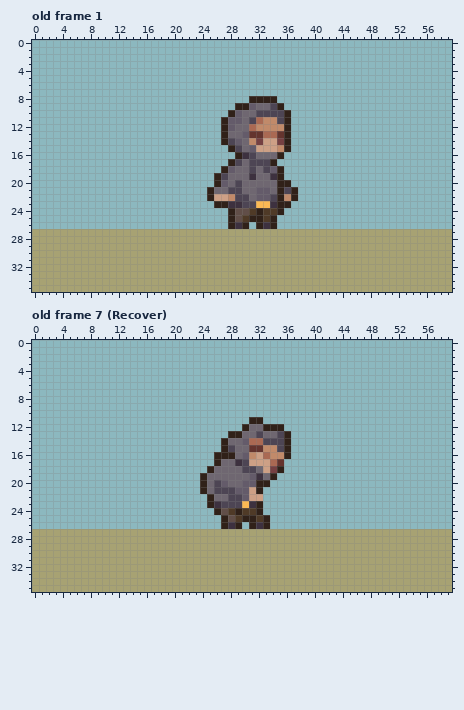
Edited in one commit: pixel-art file (resources/art/raw/gangster_enemy.aseprite). That is the earlier state.
60x36 pixels, 14 frames. Colours within 5 levels of each other are drawn and written as one. Shown: old frame 1, old frame 7 (Recover). The commit also changed other frames, which this record leaves out.
And afterwards:
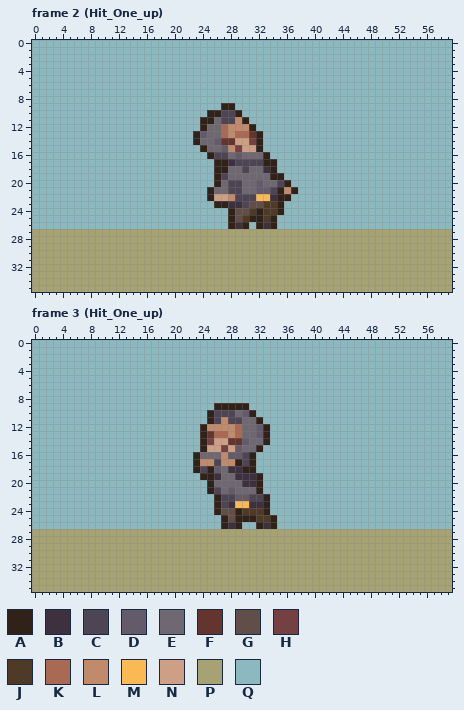
Palette (. is transparent): A #302119  B #3d313f  C #4d4554  D #645b6a  E #6f6771  F #64342e  G #614e48  H #754042  J #4f3a27  K #aa6953  L #c18a6a  M #fbb954  N #cda086  P #a7a273  Q #8cb8bf
A new or re-ordered frame is compared with the old frame closest to it.
The exact change:
frames 14 -> 25
--- frame 2 (Hit_One_up) is new; against old frame 1, layer "Layer 1"
@@ x 21..39 @@
  7 QQQQQQQQQQQQQQQQQQQ
- 8 QQQQQQQQQQAAAAQQQQQ
- 9 QQQQQQQQAADEECAQQQQ
-10 QQQQQQQADEECCCCAQQQ
-11 QQQQQQADDECKLLCAQQQ
-12 QQQQQQADEEKLLLLAQQQ
-13 QQQQQQAEEDFFKKFAQQQ
-14 QQQQQQACDELHNNHAQQQ
-15 QQQQQQQACEDNNNLAQQQ
-16 QQQQQQQQABCEEEAQQQQ
-17 QQQQQQQACECCCAQQQQQ
-18 QQQQQQADEECECDAQQQQ
-19 QQQQQACEEEBEEBAQQQQ
-20 QQQQQADECEEEEEAAQQQ
-21 QQQQAEECCEEDDEACAQQ
-22 QQQQANNLCCEDDCALAQQ
-23 QQQQQAABBCCMMBAAQQQ
+ 8 QQQQQQQQQQQQQQQQQQQ
+ 9 QQQQQQAAQQQQQQQQQQQ
+10 QQQQAACCAQQQQQQQQQQ
+11 QQQAAECCLAQQQQQQQQQ
+12 QQQAEEKLLLAQQQQQQQQ
+13 QQADEEKLKKFAQQQQQQQ
+14 QQAEEDFFNNHAQQQQQQQ
+15 QQQAEEDLHNNAQQQQQQQ
+16 QQQQACCEDEEEAQQQQQQ
+17 QQQQQAABCCCCAAQQQQQ
+18 QQQQQAAEECEEBAQQQQQ
+19 QQQQQACEEEEEEAAQQQQ
+20 QQQQQAECCEEDEECAQQQ
+21 QQQQAEECCEEDDCALAQQ
+22 QQQQANNLCCCMMBAAQQQ
+23 QQQQQAABBCGGJJAQQQQ
 24 QQQQQQQAGGJAJJAQQQQ
--- frame 3 (Hit_One_up) is new; against old frame 7 (Recover), layer "Layer 1"
@@ x 21..38 @@
  8 QQQQQQQQQQQQQQQQQQ
- 9 QQQQQQQQQQQQQQQQQQ
-10 QQQQQQQQQQQQQQQQQQ
-11 QQQQQQQQQQAAQQQQQQ
-12 QQQQQQQQQAEEAAAQQQ
-13 QQQQQQQAAEECEECAQQ
-14 QQQQQQAEEDKKCCCAQQ
-15 QQQQQQACEEFFLLCAQQ
-16 QQQQQAAAEDLNKLLAQQ
-17 QQQQQAEEBCNNNKFQQQ
-18 QQQQAEEEECCENHAQQQ
-19 QQQAEEEEEEDBEAQQQQ
-20 QQQAECDEEDDAAQQQQQ
-21 QQQAECCCDDNAQQQQQQ
-22 QQQQAEECCDNNQQQQQQ
-23 QQQQABCCCMBAQQQQQQ
-24 QQQQQAGJAJJAQQQQQQ
-25 QQQQQQAGJAAJAQQQQQ
-26 QQQQQQABAQABAQQQQQ
+ 9 QQQQQAAAAAQQQQQQQQ
+10 QQQQACCCEDAQQQQQQQ
+11 QQQQACLCCEEAQQQQQQ
+12 QQQALLLLKEEDAQQQQQ
+13 QQQAFKKLKEEDAQQQQQ
+14 QQQAHNNFFDEEAQQQQQ
+15 QQQANNHNDEEAQQQQQQ
+16 QQAEEELDDCAQQQQQQQ
+17 QQALLCLLACAQQQQQQQ
+18 QQACADEBBAAQQQQQQQ
+19 QQQAABEEBBBAQQQQQQ
+20 QQQQAEEEEBBAQQQQQQ
+21 QQQQACEDEEEAQQQQQQ
+22 QQQQQACCDDCCAQQQQQ
+23 QQQQQACBMMBBAQQQQQ
+24 QQQQQAGGAJJJAQQQQQ
+25 QQQQQQAGAAAJJAQQQQ
+26 QQQQQQABAQQABAQQQQ
 27 PPPPPPPPPPPPPPPPPP
Changed places in both pictures, as pixel boxes (x1, y1, x2, y2):
changed: (193, 96, 298, 208)
changed: (193, 403, 291, 529)
